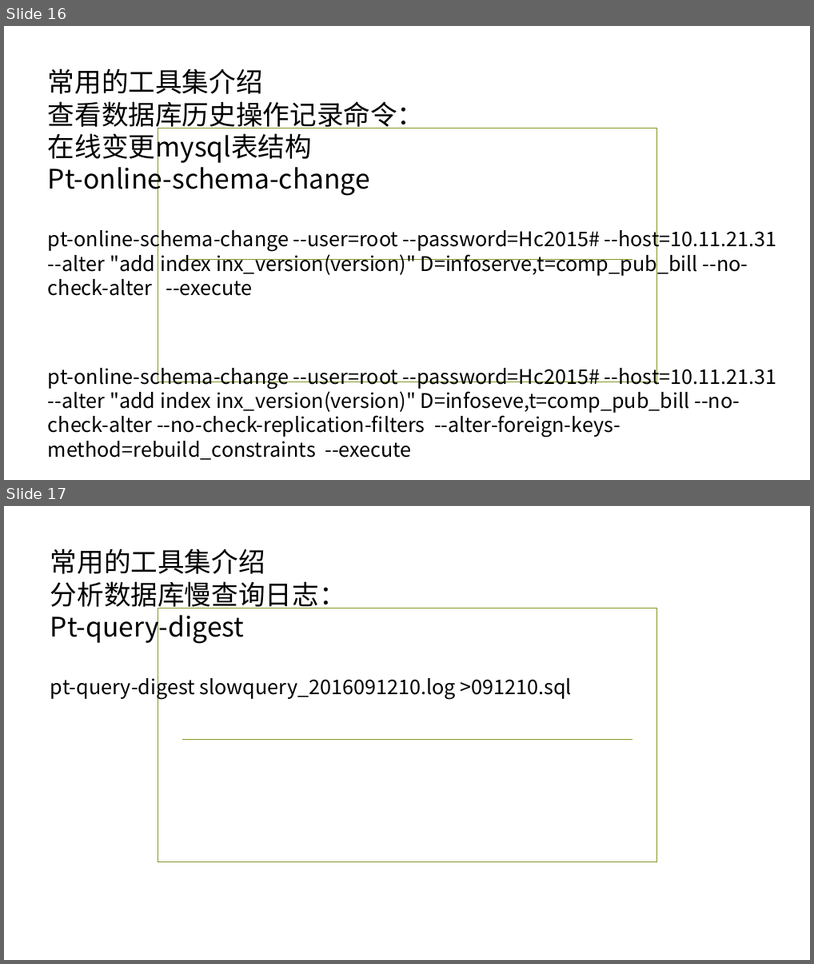
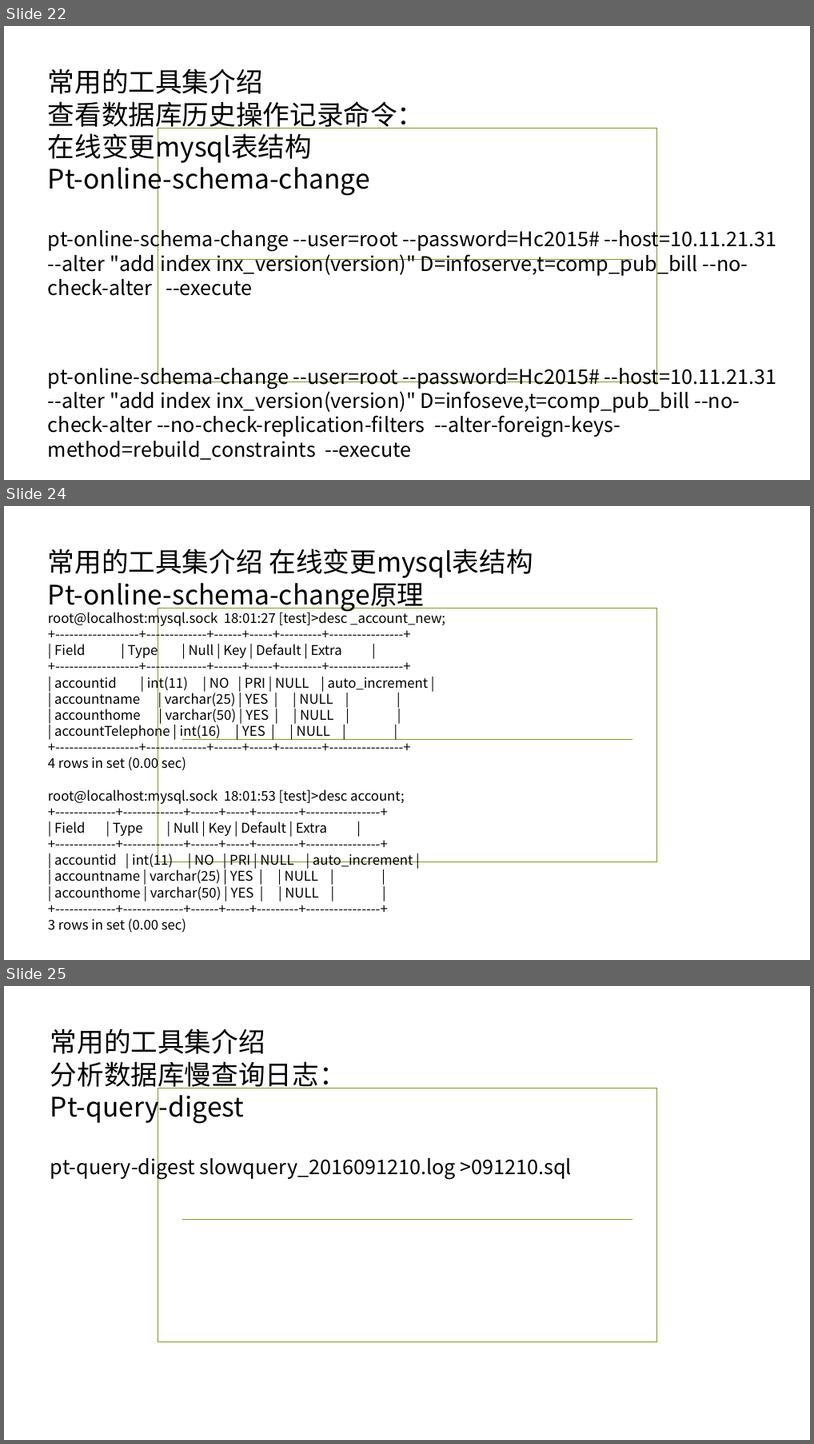
Before and after one commit to ronghuaihai/sharefiles, a slide deck: 数据库演示.pptx. Shown one above the other, each under a label of ours: slides 16 and 17 before the commit, slides 22, 24 and 25 after it; the slides between them are not shown. The pictures are 814x964 and 814x1444 pixels, drawn with LibreOffice and Linux fonts; fonts in the diff are those of the drawing; background and template pictures are left out. Boxes give left, top, right and bottom in pixels: in the first picture for what was removed or moved away, otherwise in the second. Text is boxed around its words. In the diff, an @@ line names an element or a change of style, - is before the commit and + after.

```diff
--- a/数据库演示.pptx
+++ b/数据库演示.pptx
@@ slide 24 added at [4, 506, 810, 960], background picture (left out); not listed: 2 template elements that a slide beside it also shows @@
@@ text added at [48, 548, 534, 932], 16 pt, text #000000 @@
+常用的工具集介绍 在线变更mysql表结构
+Pt-online-schema-change原理
+root@localhost:mysql.sock 18:01:27 [test]>desc _account_new;
++------------------+-------------+------+-----+---------+----------------+
+| Field | Type | Null | Key | Default | Extra |
++------------------+-------------+------+-----+---------+----------------+
+| accountid | int(11) | NO | PRI | NULL | auto_increment |
+| accountname | varchar(25) | YES | | NULL | |
+| accounthome | varchar(50) | YES | | NULL | |
+| accountTelephone | int(16) | YES | | NULL | |
++------------------+-------------+------+-----+---------+----------------+
+4 rows in set (0.00 sec)
+root@localhost:mysql.sock 18:01:53 [test]>desc account;
++-------------+-------------+------+-----+---------+----------------+
+| Field | Type | Null | Key | Default | Extra |
++-------------+-------------+------+-----+---------+----------------+
+| accountid | int(11) | NO | PRI | NULL | auto_increment |
+| accountname | varchar(25) | YES | | NULL | |
+| accounthome | varchar(50) | YES | | NULL | |
++-------------+-------------+------+-----+---------+----------------+
+3 rows in set (0.00 sec)
@@ what was slide 16 is now slide 22 @@
@@ what was slide 17 is now slide 25 @@
```
Also in this commit, not shown: 1 slide changed, 7 other slides added, 2 other files.
